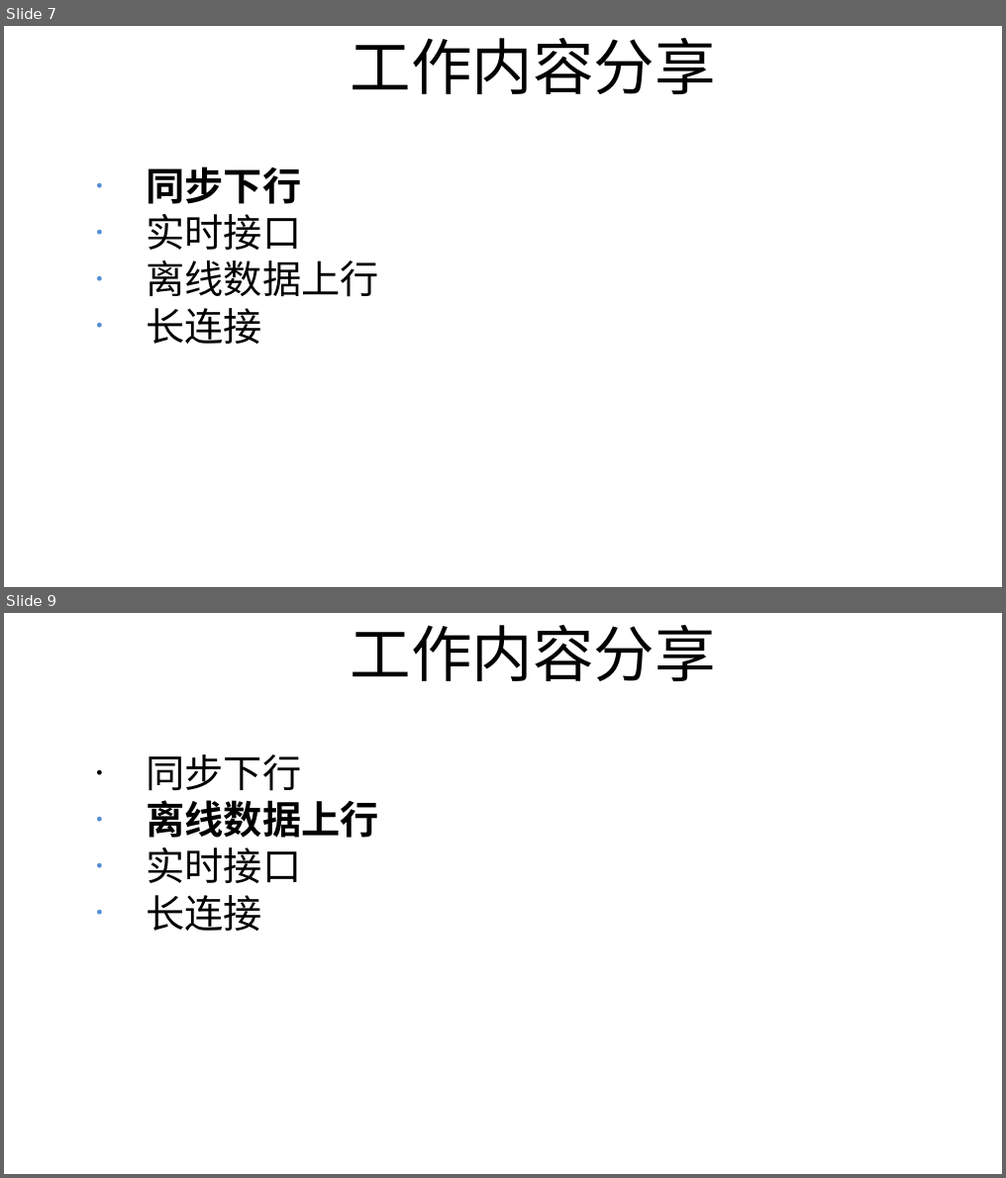
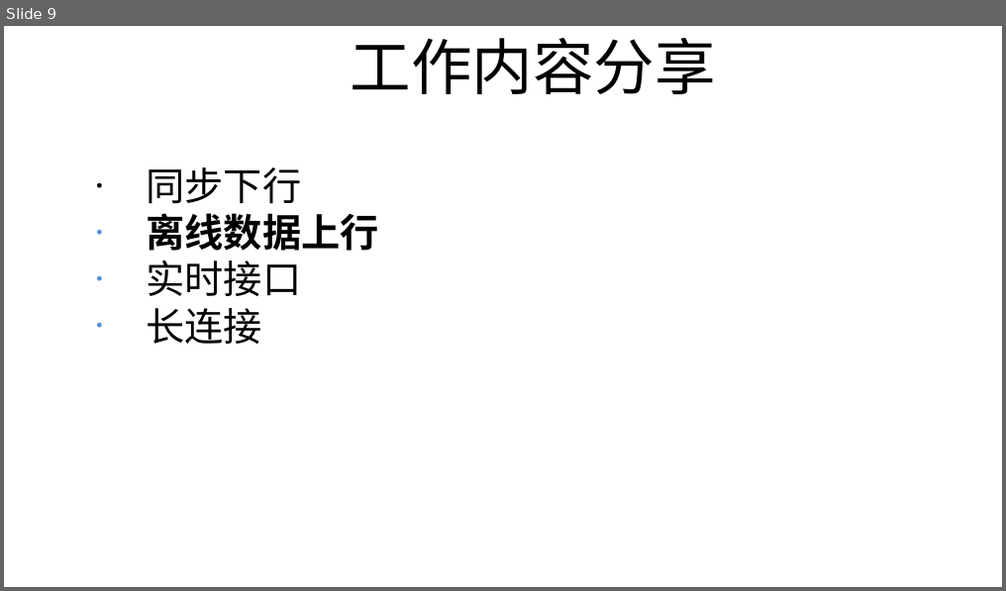
Before and after one commit to coderGun/gene, a slide deck: 入职分享_任勇.odp. Shown one above the other, each under a label of ours: slides 7 and 9 before the commit, slide 9 after it; the slides between them are not shown. The pictures are 1006x1178 and 1006x591 pixels, drawn with LibreOffice and Linux fonts; fonts in the diff are those of the drawing. Boxes give left, top, right and bottom in pixels: in the first picture for what was removed or moved away, otherwise in the second. Text is boxed around its words. In the diff, an @@ line names an element or a change of style, - is before the commit and + after.

```diff
--- a/入职分享_任勇.odp
+++ b/入职分享_任勇.odp
@@ slide 7 removed at box(4, 26, 1002, 587), background #FFFFFF @@
@@ title removed at box(350, 38, 717, 94) @@
-工作内容分享
@@ text removed at box(147, 167, 379, 344) @@
-• 同步下行
-• 实时接口
-• 离线数据上行
-• 长连接
```
Also in this commit, not shown: 3 slides added, 2 other slides removed, 15 other files.
